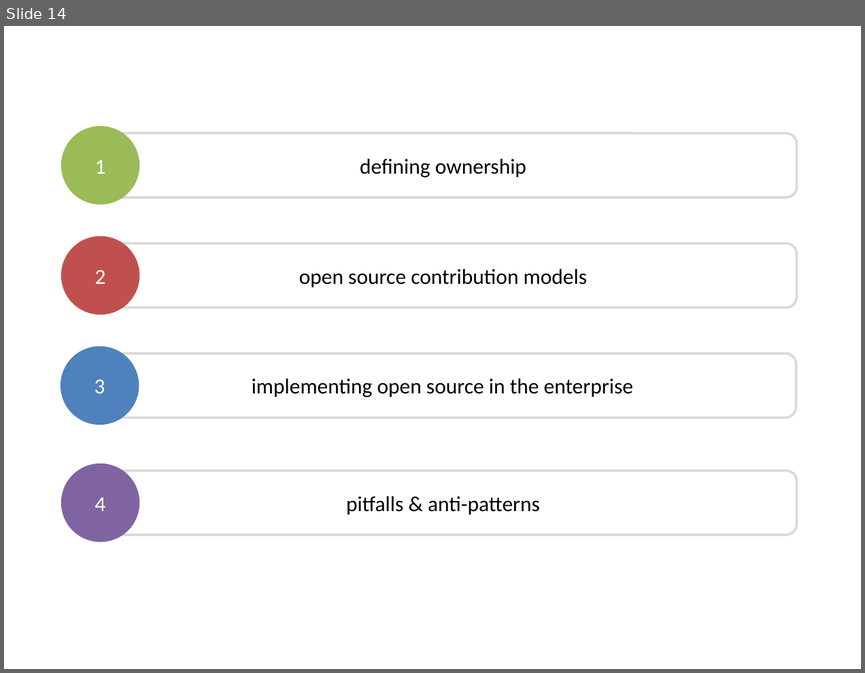
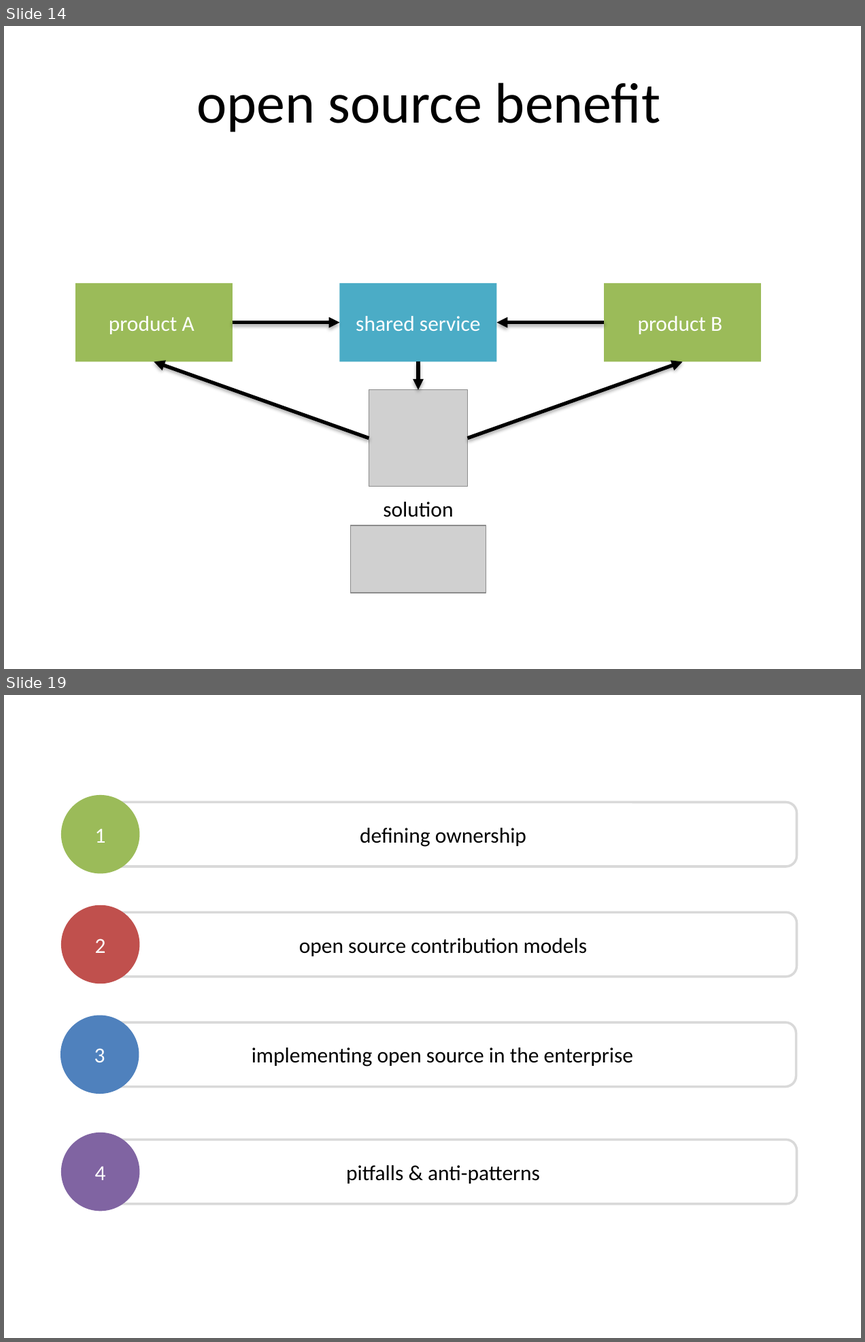
Before and after one commit to dsietz/open-source-model, a slide deck: Adopting the Open Source Model.pptx. Shown one above the other, each under a label of ours: slide 14 before the commit, slides 14 and 19 after it; the slides between them are not shown. The pictures are 865x673 and 865x1342 pixels, drawn with LibreOffice and Linux fonts; fonts in the diff are those of the drawing; grey boxes stand for pictures. Boxes give left, top, right and bottom in pixels: in the first picture for what was removed or moved away, otherwise in the second. Text is boxed around its words. In the diff, an @@ line names an element or a change of style, - is before the commit and + after.

```diff
--- a/Adopting the Open Source Model.pptx
+++ b/Adopting the Open Source Model.pptx
@@ slide 14 added at bbox=[4, 26, 861, 669], background #FFFFFF @@
@@ text added at bbox=[196, 82, 660, 132], 48 pt, text #000000 @@
+open source benefit
@@ rectangle added at bbox=[75, 283, 232, 362], fill #9BBB59, 18 pt, text #FFFFFF @@
+product A
@@ rectangle added at bbox=[340, 283, 496, 362], fill #4BACC6, 18 pt, text #FFFFFF @@
+shared service
@@ rectangle added at bbox=[604, 283, 761, 362], fill #9BBB59, 18 pt, text #FFFFFF @@
+product B
@@ arrow added from (232, 322) to (340, 322), #000000 3 pt @@
@@ arrow added from (604, 322) to (496, 322), #000000 3 pt @@
@@ arrow added from (369, 438) to (154, 362), #000000 3 pt @@
@@ arrow added from (418, 362) to (418, 389), #000000 3 pt @@
@@ arrow added from (468, 438) to (683, 362), #000000 3 pt @@
@@ picture added at bbox=[369, 389, 468, 486] @@
@@ text added at bbox=[383, 501, 453, 517], 18 pt, text #000000 @@
+solution
@@ picture added at bbox=[350, 526, 485, 593] @@
@@ what was slide 14 is now slide 19 @@
```
Also in this commit, not shown: 5 slides changed, 9 other slides added.
